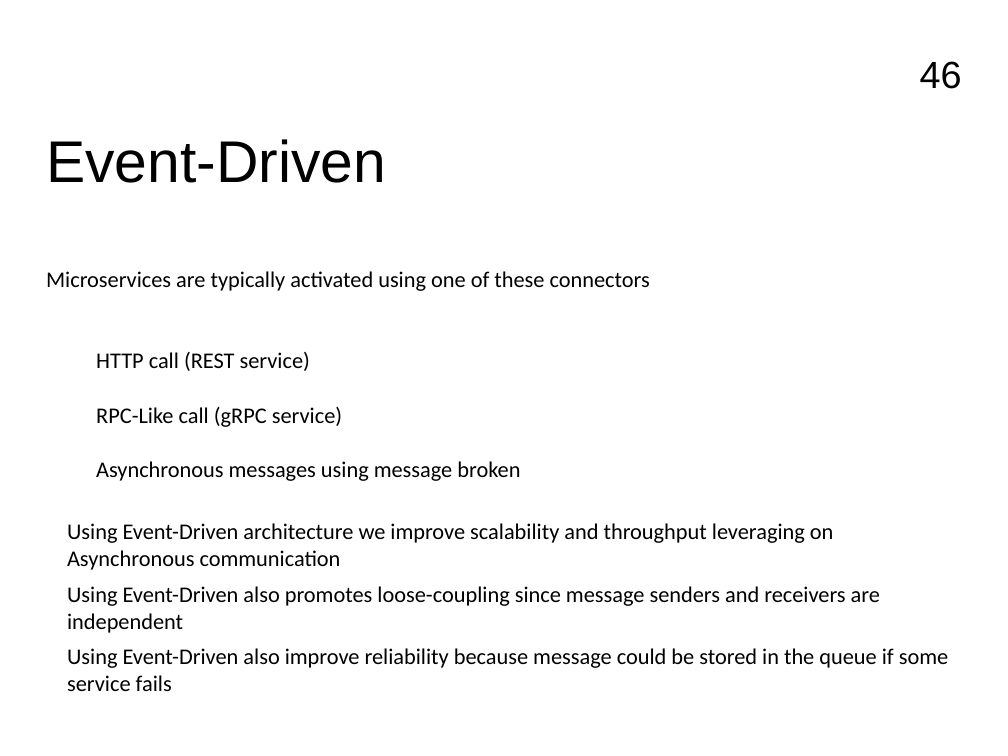
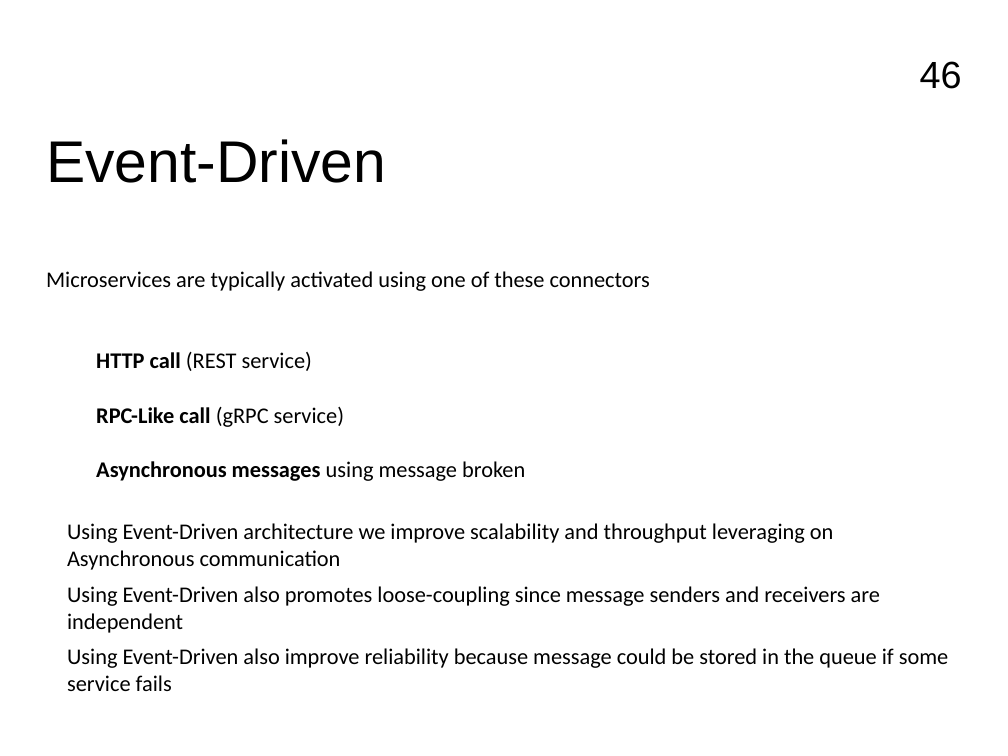
Before and after one commit to FrancoMelandri/SOLID, a slide deck: slide 46 of docs/solid.pptx. Drawn at 1008x756 pixels with LibreOffice and Linux fonts; fonts in the diff are those of the drawing. Boxes give left, top, right and bottom in pixels: in the first picture for what was removed or moved away, otherwise in the second. Text is boxed around its words. In the diff, an @@ line names an element or a change of style, - is before the commit and + after.

```diff
--- a/docs/solid.pptx
+++ b/docs/solid.pptx
@@ text "HTTP call (REST service)" at bbox=[96, 352, 312, 371]: bold on in "HTTP call" @@
@@ text "RPC-Like call (gRPC service)" at bbox=[96, 407, 344, 427]: bold on in "RPC-Like call" @@
@@ text "Asynchronous messages using message broken" at bbox=[96, 461, 525, 481]: bold on in "Asynchronous messages" @@
```
Also in this commit, not shown: 3 slides added.
